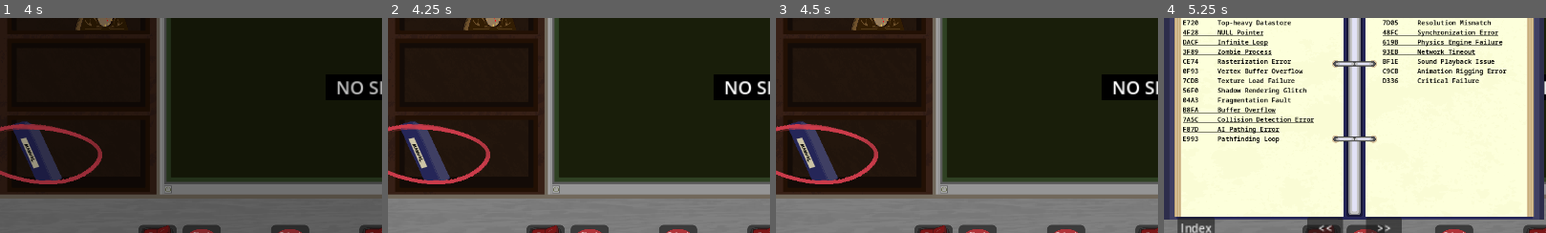
Above: before the commit, frames 1-4 (left to right).
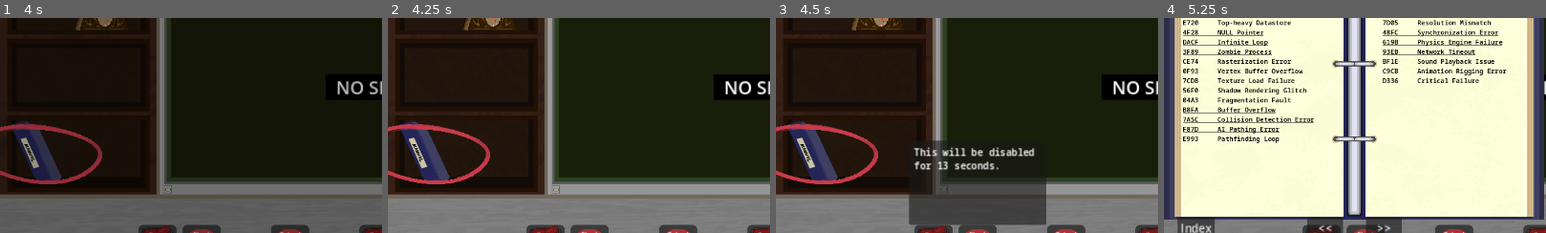
Above: after the commit, the same moments.

Repository: Carth501/team-ferret
Game: Godot game, scene res://scenes/splash/splash_screen_manager.tscn
Same seed, same stepped clock (60 frames per second), same inputs: the game is played once before the commit and once after it. Sound files missing from this copy of the repository are replaced by a short silence.
Inputs (mouse positions are % of the whole screen's width and height, from its top left):
- Up to frame 1 (4 s): tap Enter at 0.5 s; move the mouse to (72, 45) at 0.52 s; hold Shift 0.53-1.25 s; click (72, 45) at 0.67 s; drag from (30, 55) to (45, 70) at 1.27 s; move the mouse to (60, 28) at 2.02 s; tap Ctrl at 2.1 s; click (60, 28) at 2.17 s; click (93, 78) at 2.75 s; click "Continue" at 3.5 s
- Up to frame 2 (4.25 s): no input
- Up to frame 3 (4.5 s): click (26, 61) at 4.27 s
- Up to frame 4 (5.25 s): click (5, 39) at 5 s
The pictures show only the part of the screen within x 0-50%, y 8-58%; the shares and areas given below are measured in that part.

Frames 1-2 are identical in both runs. In frame 3, 8.7% of the frame differs, in the area x 34-71%, y 56-97%; in frame 4, nothing differs.

Commit message:
implement monitor reset and percent penalty

Diff:
--- a/data/control_list.json
+++ b/data/control_list.json
@@ -17,7 +17,7 @@
 		"id": "C_CHECK_CHAR_POS",
 		"type": "button",
 		"offset": [1, 0],
-		"warning_text": "This will be disabled for 13 seconds each time it is pressed.",
+		"warning_text": "This will be disabled for 13 seconds.",
 		"side_effects": {
 				"disabled": {
 						"duration": 13.0
@@ -29,14 +29,24 @@
 		"id": "C_RELOAD_MODELS",
 		"type": "button",
 		"offset": [2, 0],
-		"warning_text": "The monitor will be reset."
+		"warning_text": "The monitor will be reset.",
+		"side_effects": {
+				"monitor_reset": {
+						"duration": 4.0
+					}
+			}
 	},
 	{
 		"label": "Reload Character Models",
 		"id": "C_RELOAD_CHAR_MODELS",
 		"type": "button",
 		"offset": [3, 0],
-		"warning_text": "An estimated 3% of players will leave each time this is triggered."
+		"warning_text": "An estimated 3% of players will leave each time this is triggered.",
+		"side_effects": {
+				"percent_cpc_penalty": {
+						"magnitude": 0.03
+					}
+			}
 	},
 	{
 		"label": "Download RAM",
--- a/scenes/modules/button.tscn
+++ b/scenes/modules/button.tscn
@@ -104,6 +104,5 @@
 script = ExtResource("2_6gy08")
 
 [node name="Warning popup" parent="." instance=ExtResource("5_x54ve")]
-visible = false
 
 [connection signal="pressed" from="Button" to="." method="button_pressed"]
--- a/scripts/cubicle.gd
+++ b/scripts/cubicle.gd
@@ -205,7 +205,7 @@
 		timer_corral.add_child(timer)
 		timer.wait_time = error.time
 		timer.one_shot = true
-		timer.start()
+		timer.autostart = true
 		error_timers_list.append(timer)
 		timer.timeout.connect(next_error_report)
 
--- a/scripts/modules/abstract_module.gd
+++ b/scripts/modules/abstract_module.gd
@@ -15,6 +15,7 @@
 	control_def = new_control
 	id = new_control.id
 	if(new_control.has("warning_text")):
+		print(str("warning_text detected for ", name))
 		warning.set_text(new_control.warning_text)
 		hover_area.mouse_entered.connect(warning.show_panel)
 		hover_area.mouse_exited.connect(warning.hide_panel)
--- a/scripts/modules/button_module.gd
+++ b/scripts/modules/button_module.gd
@@ -5,24 +5,22 @@
 
 @export var rtl_object: RichTextLabel
 @export var internal_button: Button
-var disabled := false
 
 func set_label(label: String):
 	rtl_object.clear()
 	rtl_object.append_text(label)
 
 func button_pressed():
-	if(!disabled):
-		trigger.emit(control_def)
-		trigger_with_ref.emit(self)
-		play_animation()
+	trigger.emit(control_def)
+	trigger_with_ref.emit(self)
+	play_animation()
 
 func play_animation() -> void:
 	anim_button.play("click")
 
 func disable_for(duration : float):
 	super.disable_for(duration)
-	disabled = true
+	internal_button.disabled = true
 
 func enable():
-	disabled = false
+	internal_button.disabled = false
--- a/scripts/side_effect_manager.gd
+++ b/scripts/side_effect_manager.gd
@@ -17,6 +17,10 @@
 			module.trigger.connect(cont_flat_cpc_penalty)
 		if(effects.has("disabled")):
 			module.trigger_with_ref.connect(disabled_effect)
+		if(effects.has("monitor_reset")):
+			module.trigger.connect(monitor_reset)
+		if(effects.has("percent_cpc_penalty")):
+			module.trigger.connect(percent_cpc_penalty)
 
 func cont_flat_cpc_penalty(payload : Variant):
 	if(!payload.has("side_effects")):
@@ -35,3 +39,18 @@
 	if(!side_effects.has("disabled")):
 		push_error("trying to trigger the wrong side effect, or something like that.")
 	ref.disable_for(side_effects.disabled.duration)
+
+func monitor_reset(payload : Variant):
+	simulation_screen.visible = false
+	var timer = Timer.new()
+	add_child(timer)
+	timer.one_shot = true
+	timer.wait_time = payload.side_effects.monitor_reset.duration
+	timer.timeout.connect(monitor_restore)
+	timer.start()
+
+func monitor_restore():
+	simulation_screen.visible = true
+
+func percent_cpc_penalty(payload : Variant):
+	cpc_calc.cpc -= cpc_calc.cpc * payload.side_effects.percent_cpc_penalty.magnitude
